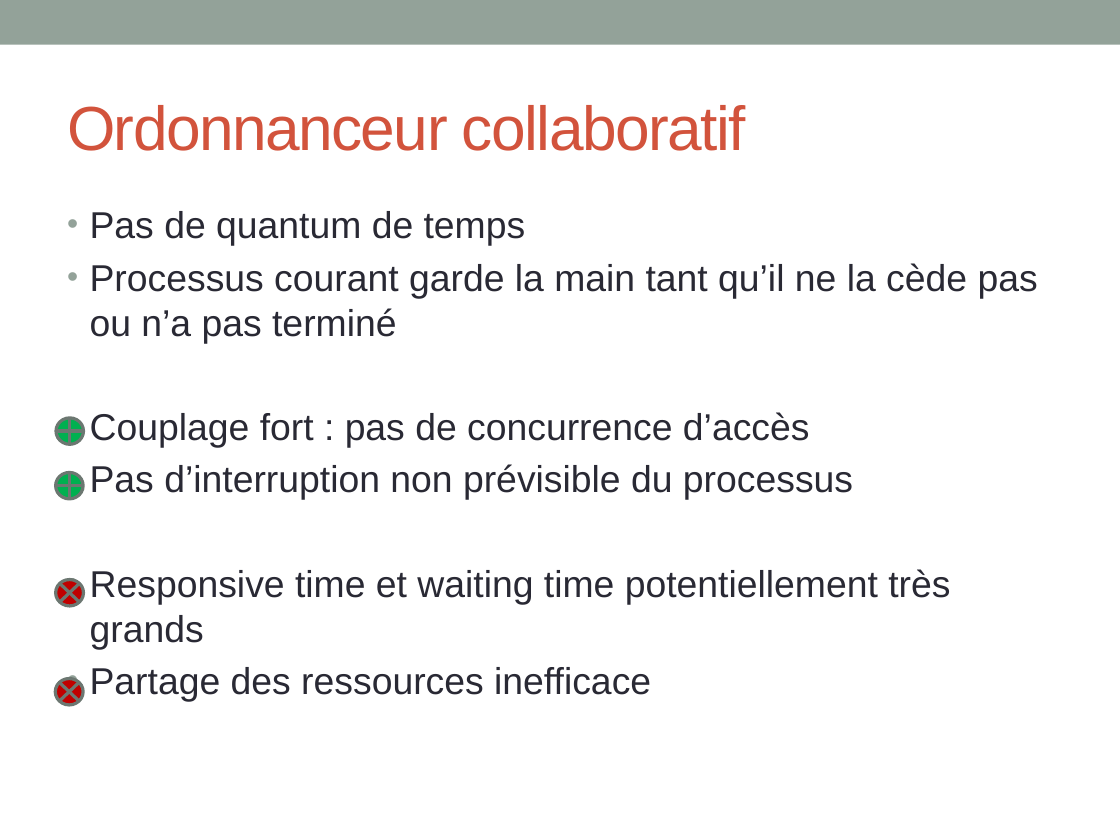
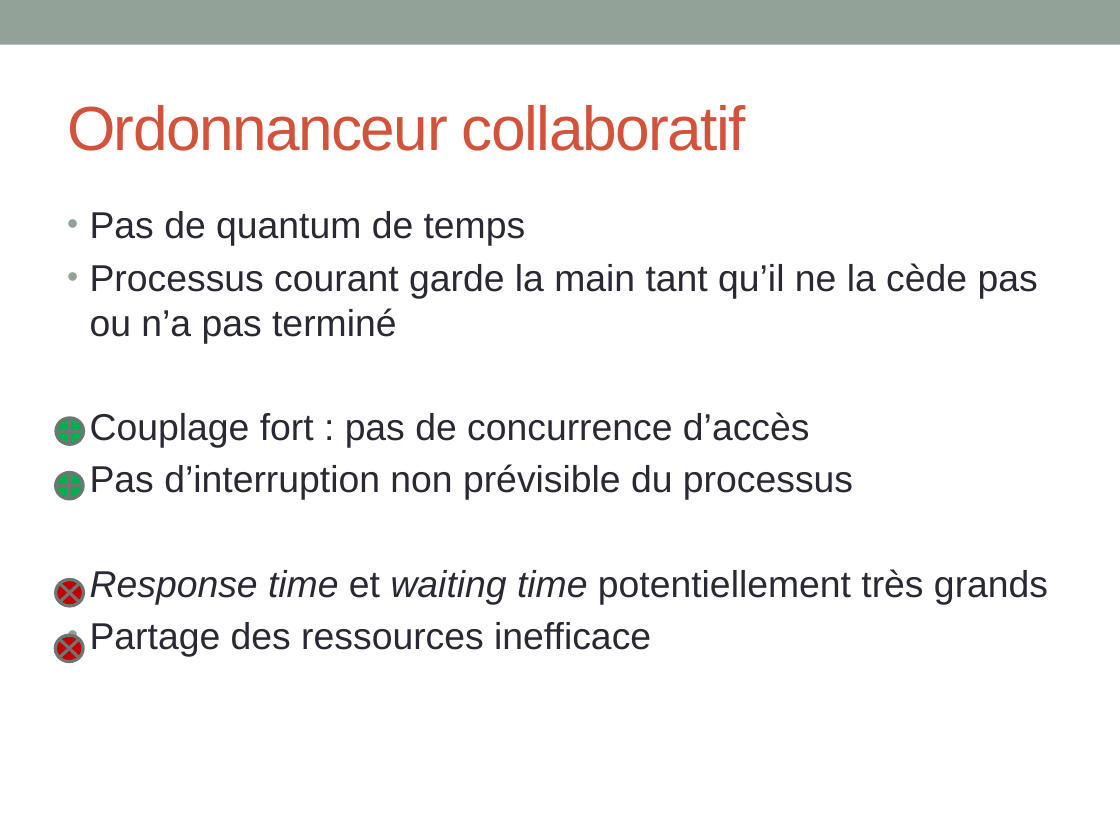
Before and after one commit to INSA-4IF-H4404-2013-2014/RaspiKernel, a slide deck: slide 5 of ppt/presentation.pptx. Drawn at 1120x840 pixels with LibreOffice and Linux fonts; fonts in the diff are those of the drawing. Boxes give left, top, right and bottom in pixels: in the first picture for what was removed or moved away, otherwise in the second. Text is boxed around its words. In the diff, an @@ line names an element or a change of style, - is before the commit and + after.

Commit message:
Edits PPT

```diff
--- a/ppt/presentation.pptx
+++ b/ppt/presentation.pptx
@@ text at [90,569,1048,604]: text changed @@
-• Responsive time et waiting time potentiellement très grands
+• Response time et waiting time potentiellement très grands
@@ flow chart summing junction: place and size @@
-flow chart summing junction at [55,679,83,706]
+flow chart summing junction at [55,635,83,662]
```
Also in this commit, not shown: 4 other slides changed, 1 slide added.
